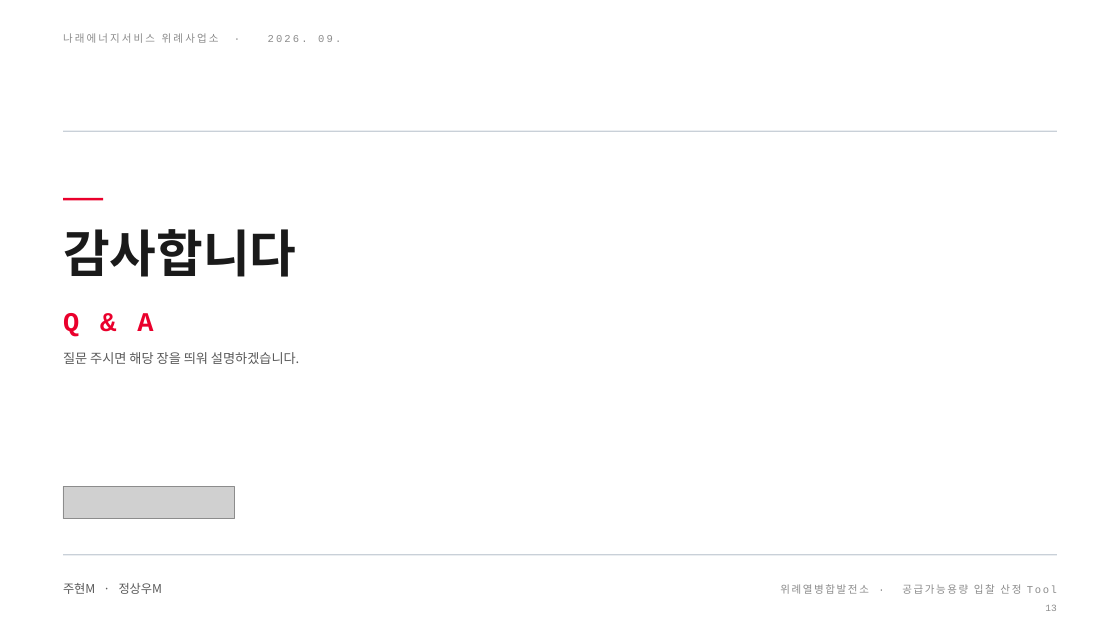
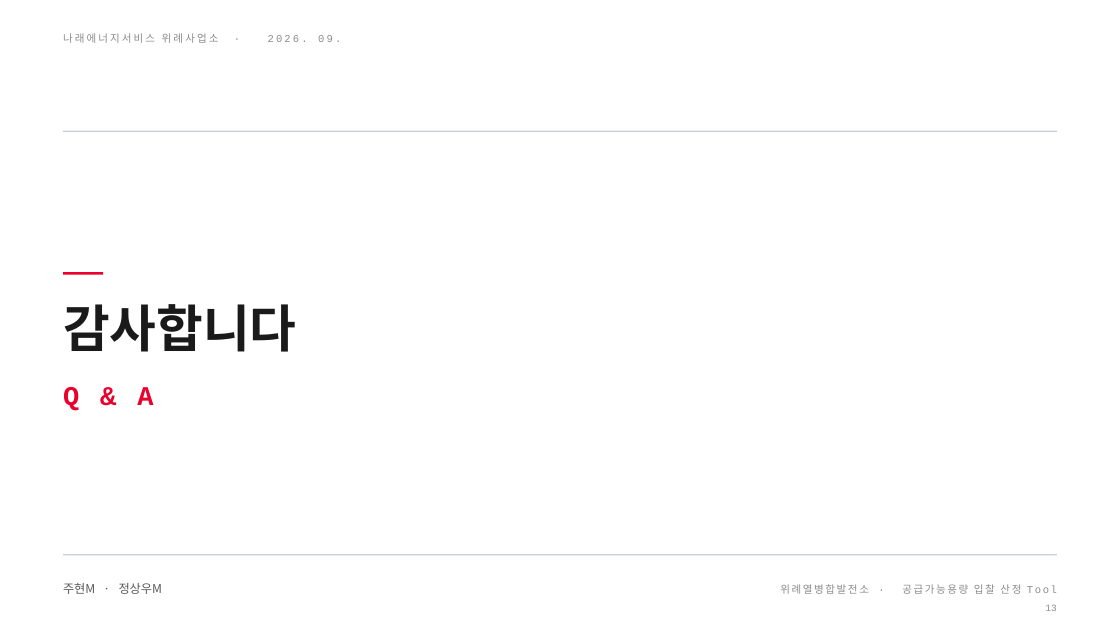
Before and after one commit to jooh-ai/Narae-AI, a slide deck: slide 13 of docs/ppt/위례_공급가능용량_최종발표_v3.pptx. Drawn at 1120x630 pixels with LibreOffice and Linux fonts; fonts in the diff are those of the drawing; grey boxes stand for pictures. Boxes give left, top, right and bottom in pixels: in the first picture for what was removed or moved away, otherwise in the second. Text is boxed around its words. In the diff, an @@ line names an element or a change of style, - is before the commit and + after.

```diff
--- a/docs/ppt/위례_공급가능용량_최종발표_v3.pptx
+++ b/docs/ppt/위례_공급가능용량_최종발표_v3.pptx
@@ 2 texts, 1 rectangle: place and size @@
-2 texts, 1 rectangle at [63,197,297,337]
+2 texts, 1 rectangle at [63,272,297,411]
@@ text removed at [63,352,299,364] @@
-질문 주시면 해당 장을 띄워 설명하겠습니다.
@@ picture removed at [63,486,234,519] @@
```
Also in this commit, not shown: 1 other slide changed, 9 other files.
